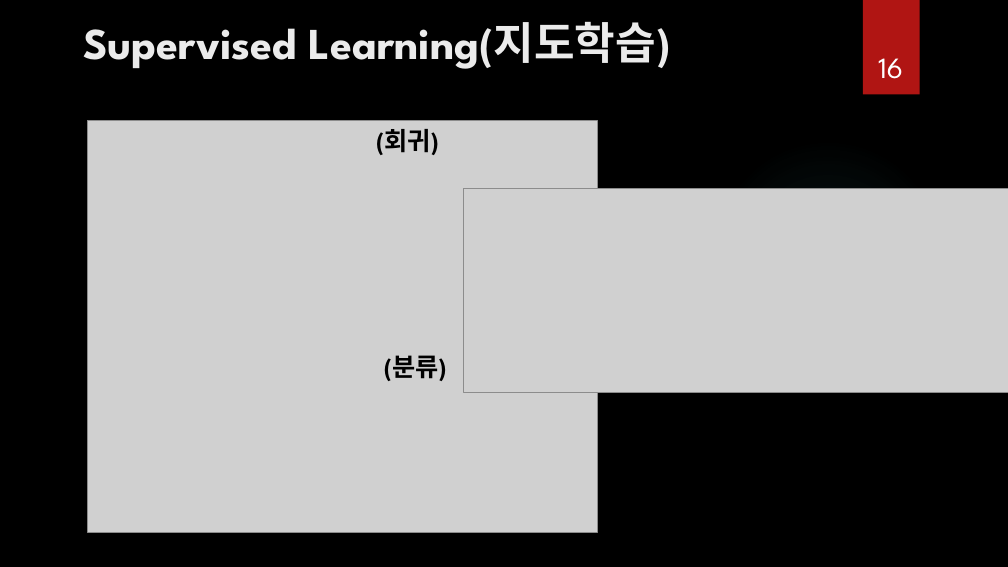
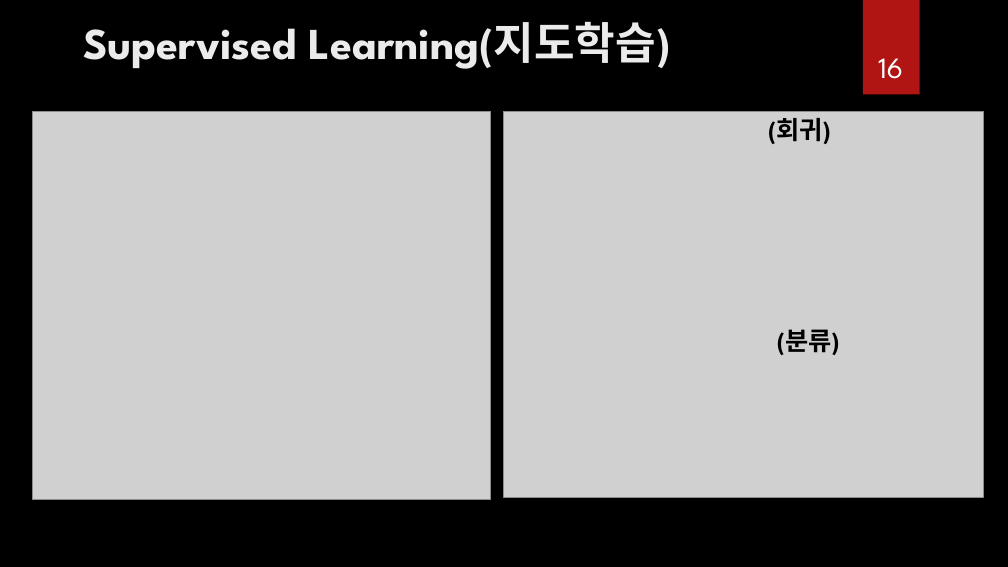
Before and after one commit to ancestor9/Introduction-to-BigData-Analysis, a slide deck: slide 16 of AI 역량강화.pptx. Drawn at 1008x567 pixels with LibreOffice and Linux fonts; fonts in the diff are those of the drawing; grey boxes stand for pictures; background and template pictures are left out. Boxes give left, top, right and bottom in pixels: in the first picture for what was removed or moved away, otherwise in the second. Text is boxed around its words. In the diff, an @@ line names an element or a change of style, - is before the commit and + after.

```diff
--- a/AI 역량강화.pptx
+++ b/AI 역량강화.pptx
@@ picture added at (33,111,491,500) @@
@@ picture: place and size @@
-picture at (88,121,598,532)
+picture at (504,111,983,498)
@@ text "(회귀)": place and size @@
-text "(회귀)" at (376,129,439,155)
+text "(회귀)" at (768,118,831,144)
@@ ellipse removed at (712,138,944,371) @@
@@ picture removed at (464,188,1008,392) @@
@@ text "(분류)": place and size @@
-text "(분류)" at (384,355,447,381)
+text "(분류)" at (777,329,840,355)
```
Also in this commit, not shown: 20 other slides changed, 1 other file.
